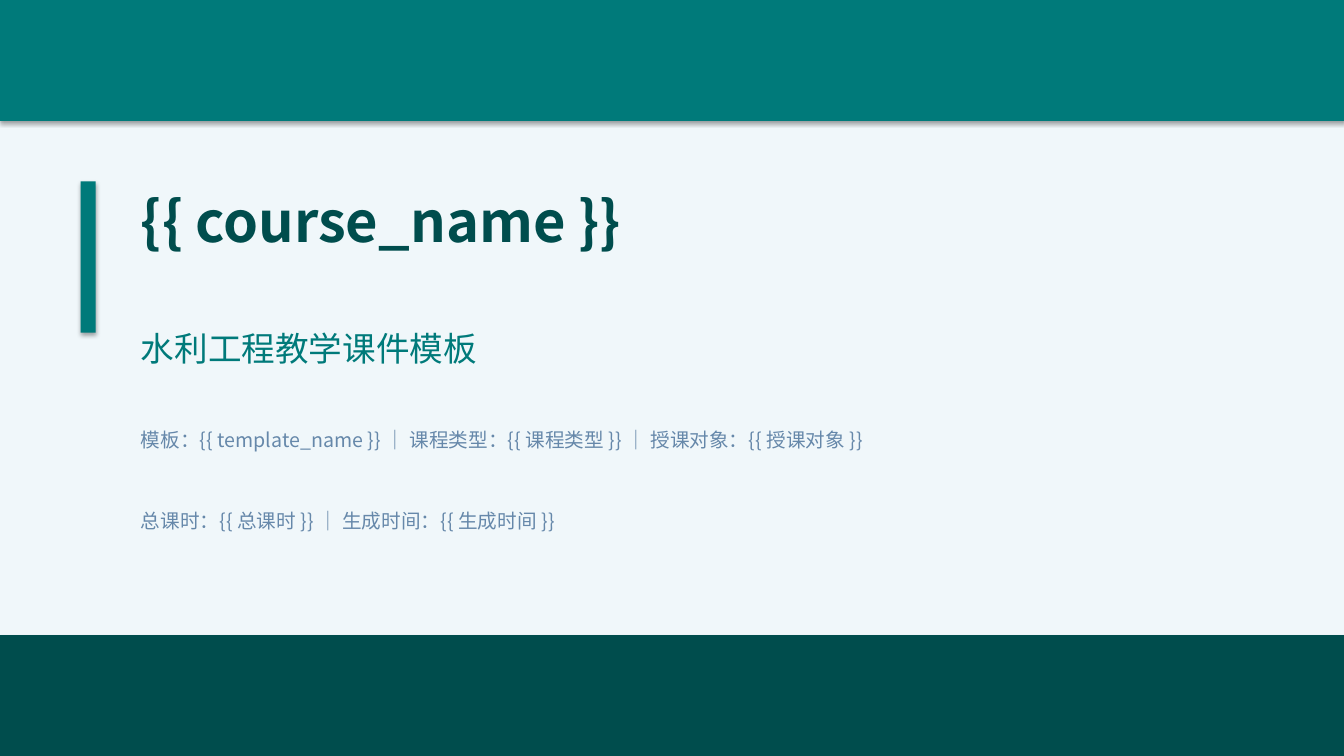
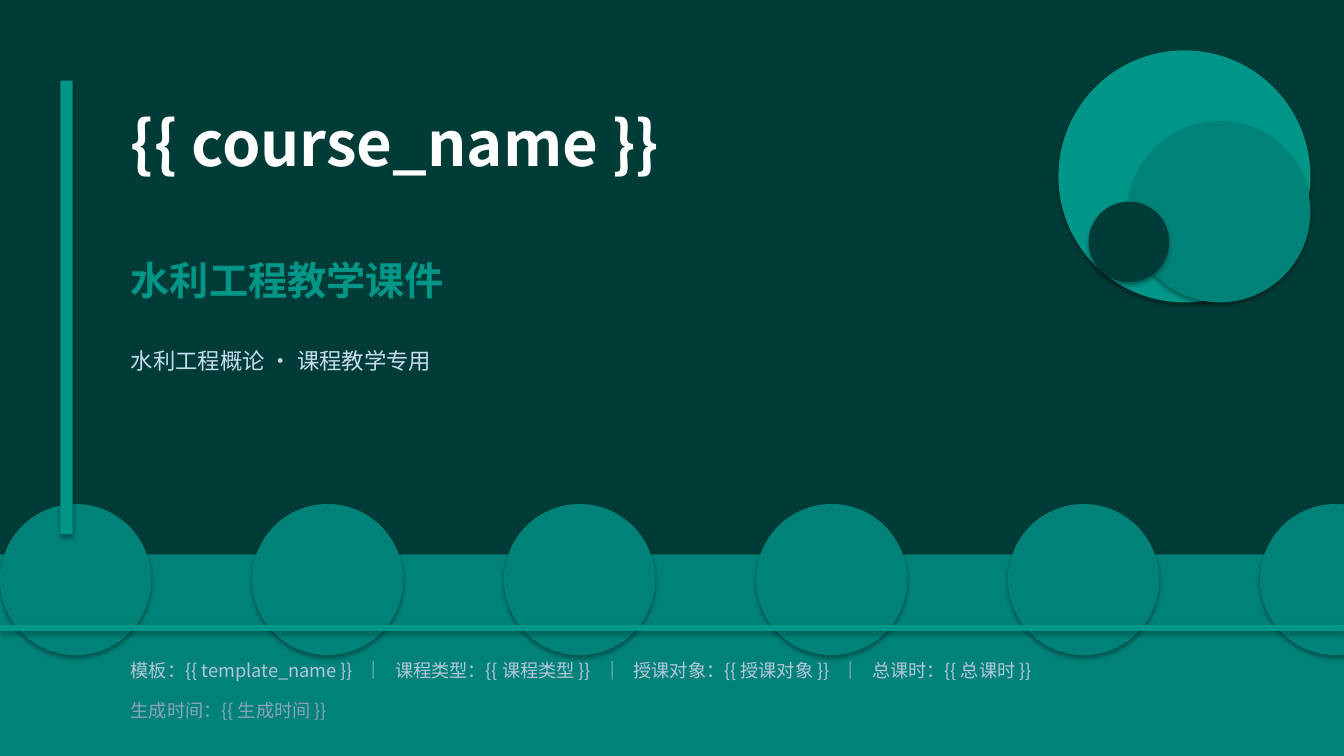
Before and after one commit to KK985956/water-intelligent-teaching, a slide deck: slide 1 of backend/data/template_water_engineering.pptx. Drawn at 1344x756 pixels with LibreOffice and Linux fonts; fonts in the diff are those of the drawing. Boxes give left, top, right and bottom in pixels: in the first picture for what was removed or moved away, otherwise in the second. Text is boxed around its words. In the diff, an @@ line names an element or a change of style, - is before the commit and + after.

Commit message:
style: 优化PPT模板视觉设计 - 增加装饰元素和配色方案
- 水力学模板：海洋蓝色系 + 波浪装饰
- 水利工程模板：青绿色系
- 水资源管理模板：森林绿色系
- 通用水利模板：钢蓝色系
- 统一采用左侧导航栏 + 卡片式内容布局
- 增加圆形装饰、渐变背景、步骤编号徽章

```diff
--- a/backend/data/template_water_engineering.pptx
+++ b/backend/data/template_water_engineering.pptx
@@ background #F0F7FA to #FFFFFF @@
@@ rectangle: place and size @@
-rectangle at (0,0,1344,121)
+rectangle at (0,0,1344,756)
@@ rectangle at (0,0,1344,756): fill #007A7A to #003C37 @@
@@ ellipse added at (1059,50,1311,302), fill #009688 @@
@@ rectangle added at (60,81,73,534), fill #009688 @@
@@ text "{{ course_name }}": place and size @@
-text "{{ course_name }}" at (196,210,566,251)
+text "{{ course_name }}" at (191,130,598,176)
@@ text "{{ course_name }}" at (191,130,598,176): size 40 to 44 pt, text colour #004D4D to #FFFFFF; line spacing 1 to 52pt @@
@@ ellipse added at (1129,121,1311,302), fill #008278 @@
@@ rectangle removed at (81,181,96,333) @@
@@ ellipse added at (1089,202,1170,282), fill #003C37 @@
@@ text at (131,262,444,299): text changed; size 24 to 28 pt; text colour #007A7A to #009688; bold on @@
-水利工程教学课件模板
+水利工程教学课件
@@ text added at (131,350,431,371), 16 pt, text #C8DCF0 @@
+水利工程概论 · 课程教学专用
@@ ellipse added at (0,504,151,655), fill #008278 @@
@@ ellipse added at (252,504,403,655), fill #008278 @@
@@ ellipse added at (504,504,655,655), fill #008278 @@
@@ ellipse added at (756,504,907,655), fill #008278 @@
@@ ellipse added at (1008,504,1159,655), fill #008278 @@
@@ ellipse added at (1260,504,1344,655), fill #008278 @@
@@ rectangle: place and size @@
-rectangle at (0,635,1344,756)
+rectangle at (0,555,1344,756)
@@ rectangle at (0,555,1344,756): fill #004D4D to #008278 @@
@@ rectangle added at (0,625,1344,631), fill #009688 @@
@@ text at (131,661,1016,681): text changed; size 14 to 13 pt; text colour #6688AA to #B4C8DC @@
-模板：{{ template_name }} ｜ 课程类型：{{ 课程类型 }} ｜ 授课对象：{{ 授课对象 }}
+模板：{{ template_name }} ｜ 课程类型：{{ 课程类型 }} ｜ 授课对象：{{ 授课对象 }} ｜ 总课时：{{ 总课时 }}
@@ text at (131,701,311,720): text changed; size 14 to 13 pt; text colour #6688AA to #8CA5BE @@
-总课时：{{ 总课时 }} ｜ 生成时间：{{ 生成时间 }}
+生成时间：{{ 生成时间 }}
```
Also in this commit, not shown: 8 other slides changed, 3 other files.
